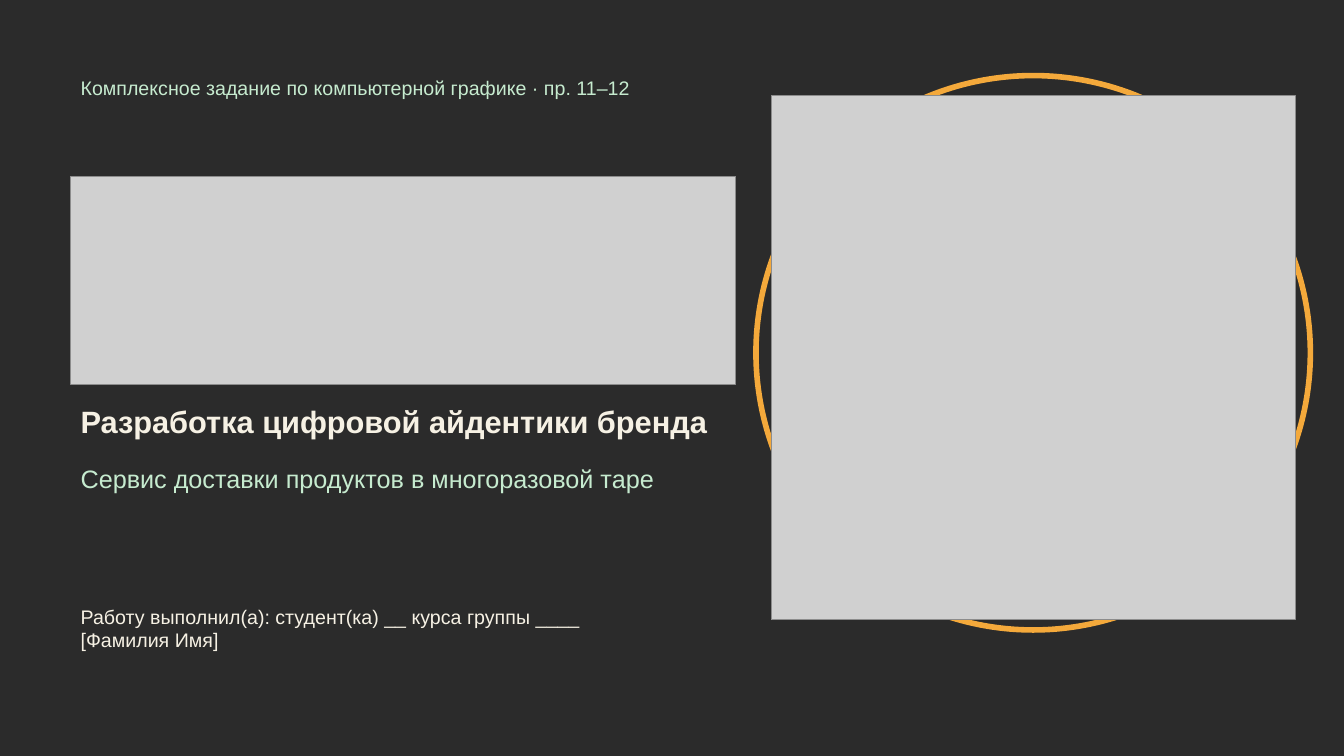
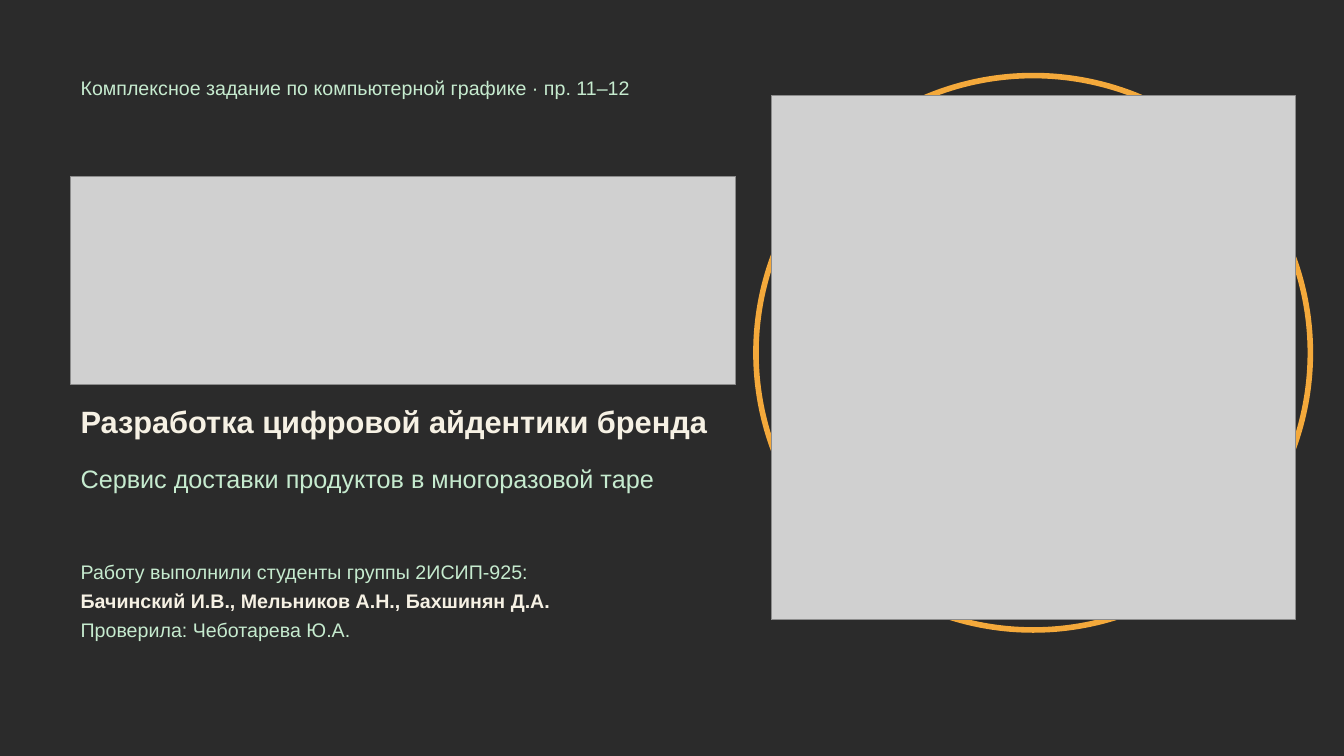
Before and after one commit to temkii05-netizen/zeleny-krug, a slide deck: slide 1 of presentation/ZelenyKrug_prezentaciya.pptx. Drawn at 1344x756 pixels with LibreOffice and Linux fonts; fonts in the diff are those of the drawing; grey boxes stand for pictures; background and template pictures are left out; a plain dark background stands for a picture behind light text. Boxes give left, top, right and bottom in pixels: in the first picture for what was removed or moved away, otherwise in the second. Text is boxed around its words. In the diff, an @@ line names an element or a change of style, - is before the commit and + after.

```diff
--- a/presentation/ZelenyKrug_prezentaciya.pptx
+++ b/presentation/ZelenyKrug_prezentaciya.pptx
@@ text at [81,564,550,641]: text changed; text colour #F6F1E4 to #C6EBCF @@
-Работу выполнил(а): студент(ка) __ курса группы ____
-[Фамилия Имя]
+Работу выполнили студенты группы 2ИСИП-925:
+Бачинский И.В., Мельников А.Н., Бахшинян Д.А.
+Проверила: Чеботарева Ю.А.
```
Also in this commit, not shown: 2 other files.
